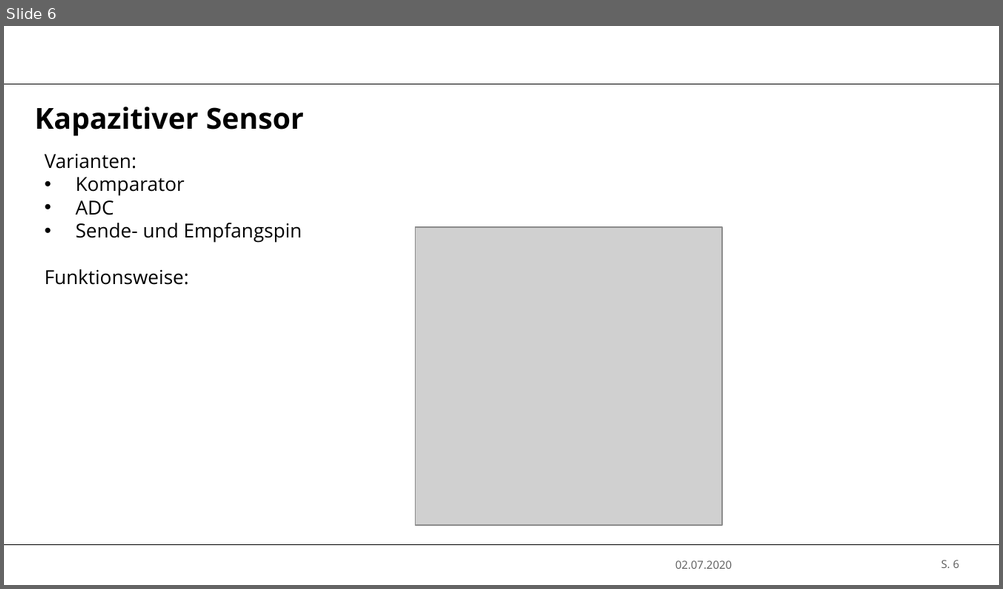
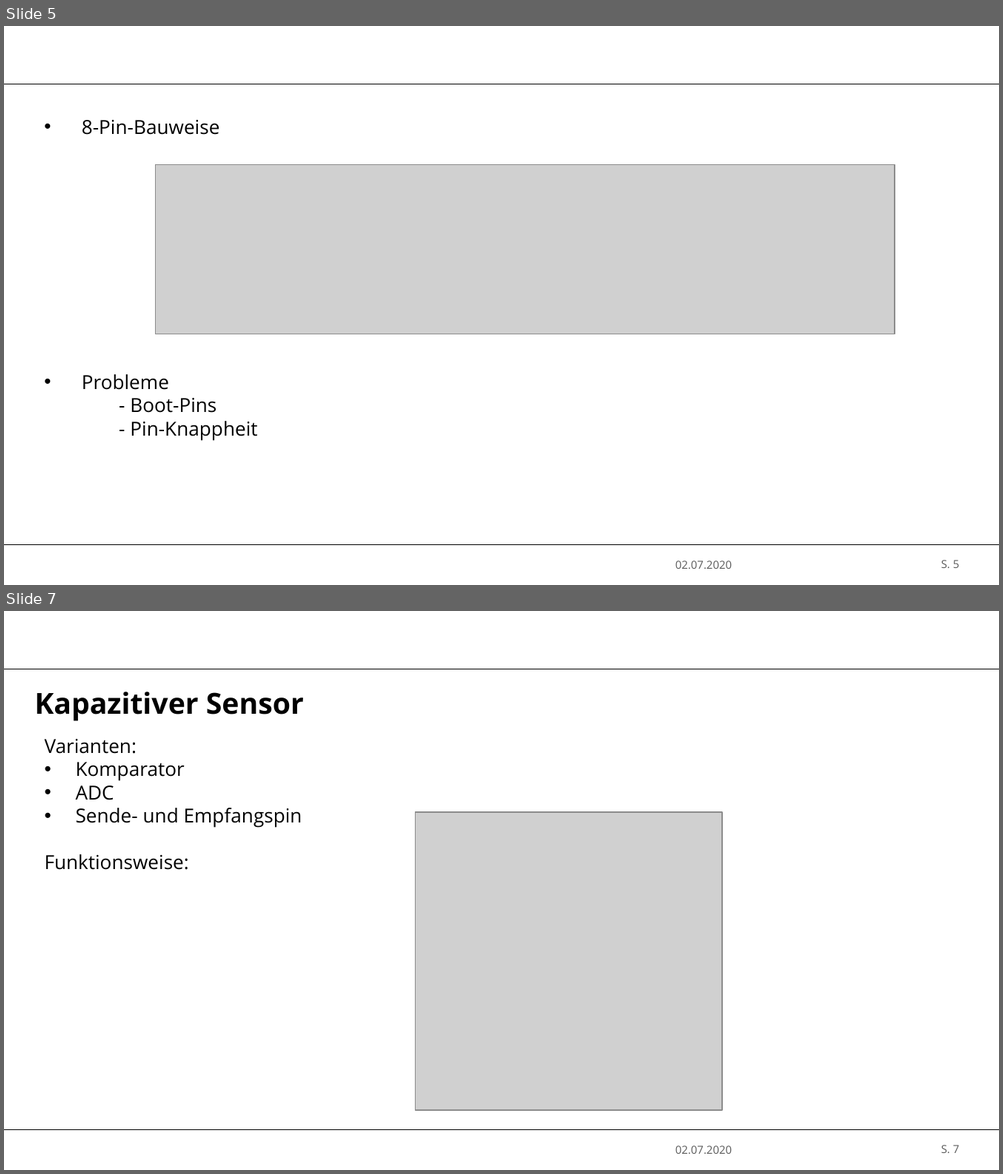
Before and after one commit to Typwithoutname/VMCB, a slide deck: Zwischenpräsentation/Zwischenpräsentation.pptx. Shown one above the other, each under a label of ours: slide 6 before the commit, slides 5 and 7 after it; the slides between them are not shown. The pictures are 1003x589 and 1003x1174 pixels, drawn with LibreOffice and Linux fonts; fonts in the diff are those of the drawing; grey boxes stand for pictures; background and template pictures are left out. Boxes give left, top, right and bottom in pixels: in the first picture for what was removed or moved away, otherwise in the second. Text is boxed around its words. In the diff, an @@ line names an element or a change of style, - is before the commit and + after.

```diff
--- a/Zwischenpräsentation/Zwischenpräsentation.pptx
+++ b/Zwischenpräsentation/Zwischenpräsentation.pptx
@@ slide 5 added at (4, 26, 999, 585), background #FFFFFF; not listed: 2 template elements that a slide beside it also shows @@
@@ text added at (82, 120, 257, 441), 14 pt, text #000000 @@
+• 8-Pin-Bauweise
+• Probleme
+- Boot-Pins
+- Pin-Knappheit
@@ picture added at (155, 165, 894, 335) @@
@@ text added at (675, 561, 731, 569), 8 pt, text #595959 @@
+02.07.2020
@@ page number added at (941, 560, 959, 568), 8 pt, text #595959 @@
+S. 5
@@ what was slide 6 is now slide 7 @@
@@ page number at (941, 1145, 959, 1153): text changed @@
-S. 6
+S. 7
```
Also in this commit, not shown: 5 slides changed, 1 other slide added.
